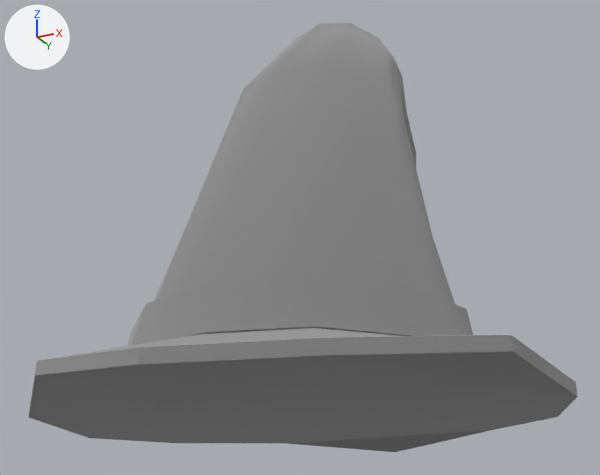
One commit to the FBX model Assets/3D/Turtles/SM_WizardHat_01.fbx: the scene before it, then after it.
Before and after are seen from a 50 mm camera at (0.459, -0.919, -0.18) aimed at (-0.048, 0.095, 0.276). Lighting does not change. The marker at upper left points along +X, +Y and +Z.

Before the edit, the objects in view are built like this:
```python
me_wizard_hat = bpy.data.meshes.new('wizard hat')
me_wizard_hat.from_pydata(...)  # 217 vertices, 217 faces; spans x -0.328..0.328, y -0.327..0.514, z -0.007..0.674
me_wizard_hat.materials.append(mat_merged_sphere_001)  # its picture is missing
ob_wizard_hat = bpy.data.objects.new('wizard hat', me_wizard_hat)
ob_wizard_hat.location = (0.0, 0.0, 0.0)
```
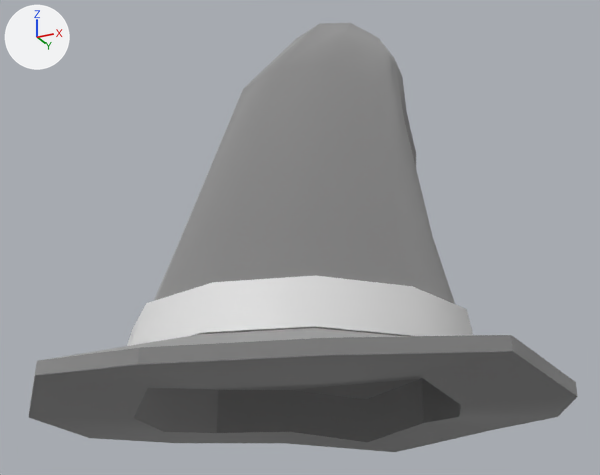
Diff of the bpy script that builds the scene:
```diff
--- a/Assets/3D/Turtles/SM_WizardHat_01.fbx.py
+++ b/Assets/3D/Turtles/SM_WizardHat_01.fbx.py
@@ mat_gold @@
+mat_gold = principled_material('Gold')
+mat_gold.base_color = (0.8, 0.8, 0.8)  # white #e7e7e7
@@ me_wizard_hat @@
 # used by ob_wizard_hat; location = (0.0, 0.0, 0.0)
-me_wizard_hat.from_pydata(...)  # 217 vertices, 217 faces; spans x -0.328..0.328, y -0.327..0.514, z -0.007..0.674
+me_wizard_hat.from_pydata(...)  # 241 vertices, 241 faces; spans x -0.328..0.328, y -0.327..0.514, z -0.008..0.674
+# me_wizard_hat part 1
+# 1 face is deleted
+# 16 vertices are added at x -0.203..0.204, y -0.202..0.204, z -0.008..0.071
+# 8 new vertices lie (0.0, 0.0, 0.061) away from vertices in x -0.181..0.204, y -0.202..0.204, z -0.008..0.01
+# 25 new faces join them, mat_merged_sphere_001 (its picture is missing)
+# me_wizard_hat part 2: 48 faces spanning x -0.226..0.226, y -0.224..0.227, z 0.046..0.107 switch from mat_merged_sphere_001 (its picture is missing) to mat_gold (white #e7e7e7)
```

Pixel boxes [x1, y1, x2, y2] of what changed, in the pictures (600 x 475 px):
part 1 of me_wizard_hat, built on
    both: [29, 351, 577, 452]
part 2 of me_wizard_hat, recoloured
    both: [127, 275, 473, 346]
